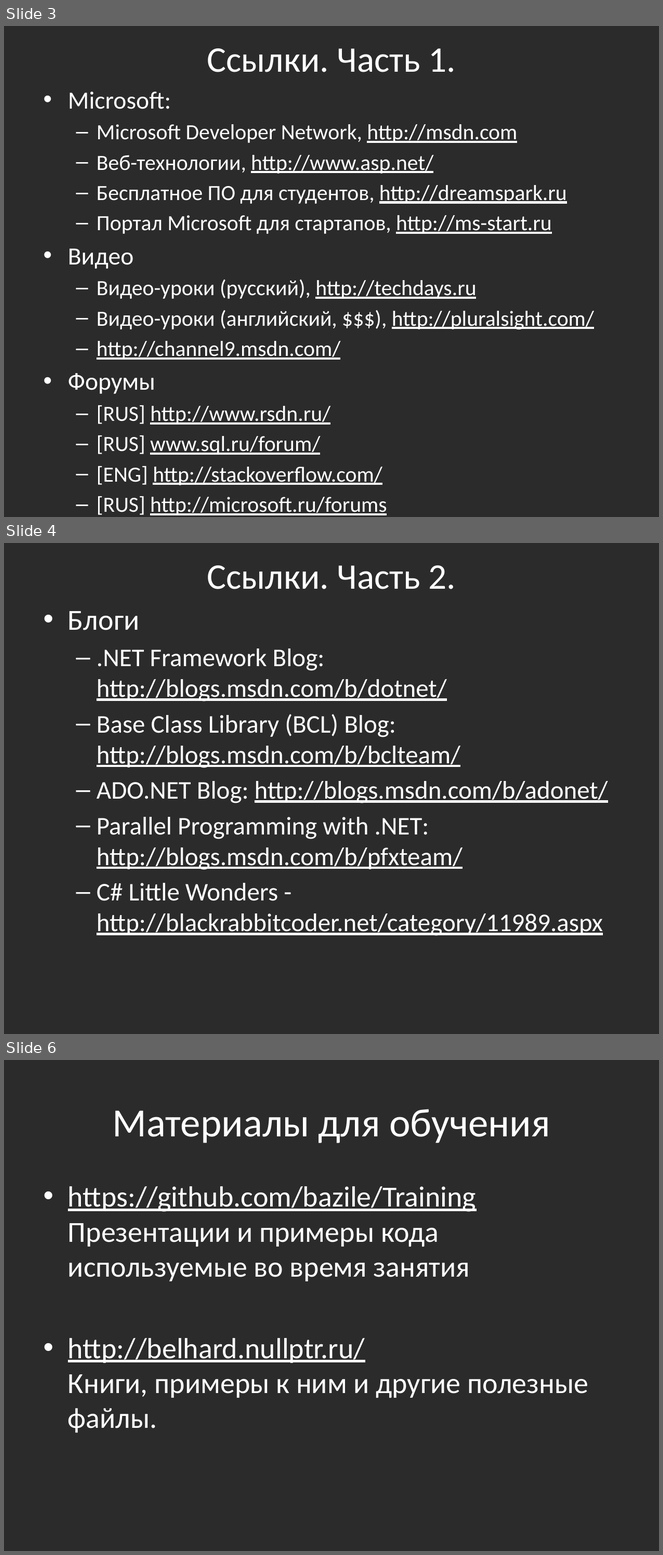
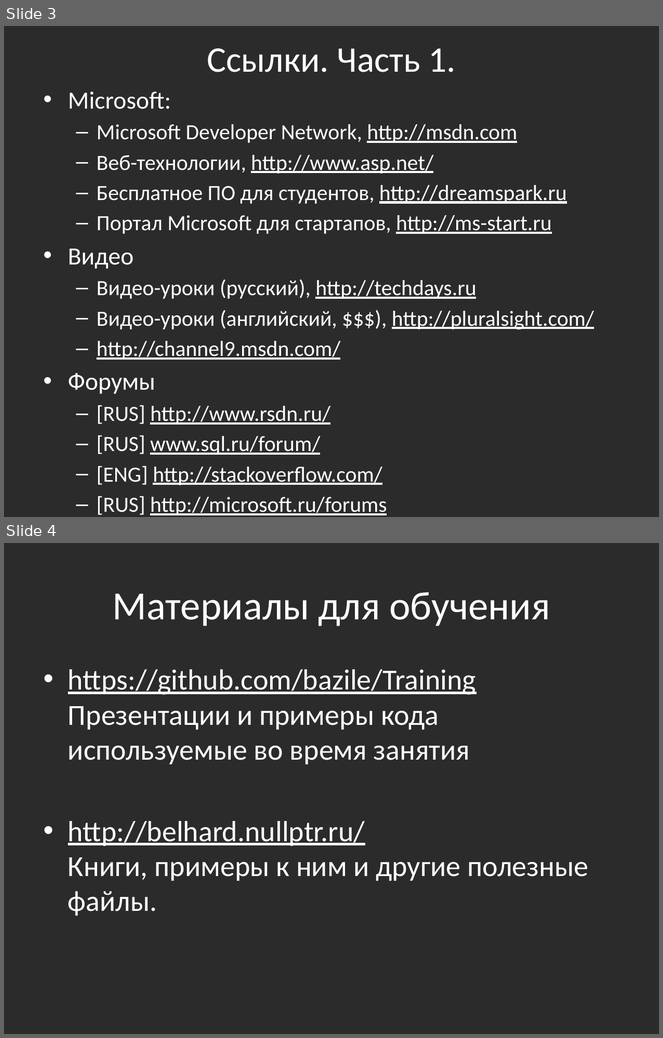
Before and after one commit to bazile/Training, a slide deck: Presentation/lesson-01.pptx. Shown one above the other, each under a label of ours: slides 3, 4 and 6 before the commit, slides 3 and 4 after it; the slides between them are not shown. The pictures are 663x1555 and 663x1038 pixels, drawn with LibreOffice and Linux fonts; fonts in the diff are those of the drawing; background and template pictures are left out; a plain dark background stands for a picture behind light text. Boxes give left, top, right and bottom in pixels: in the first picture for what was removed or moved away, otherwise in the second. Text is boxed around its words. In the diff, an @@ line names an element or a change of style, - is before the commit and + after.

```diff
--- a/Presentation/lesson-01.pptx
+++ b/Presentation/lesson-01.pptx
@@ slide 4 removed at (4, 543, 659, 1034), background picture (left out) @@
@@ title removed at (207, 565, 456, 589) @@
-Ссылки. Часть 2.
@@ text removed at (68, 611, 608, 936) @@
-• Блоги
-  – .NET Framework Blog: http://blogs.msdn.com/b/dotnet/
-  – Base Class Library (BCL) Blog: http://blogs.msdn.com/b/bclteam/
-  – ADO.NET Blog: http://blogs.msdn.com/b/adonet/
-  – Parallel Programming with .NET: http://blogs.msdn.com/b/pfxteam/
-  – С# Little Wonders - http://blackrabbitcoder.net/category/11989.aspx
@@ what was slide 6 is now slide 4 @@
```
Also in this commit, not shown: 1 slide changed, 1 other slide removed, 5 other files.
